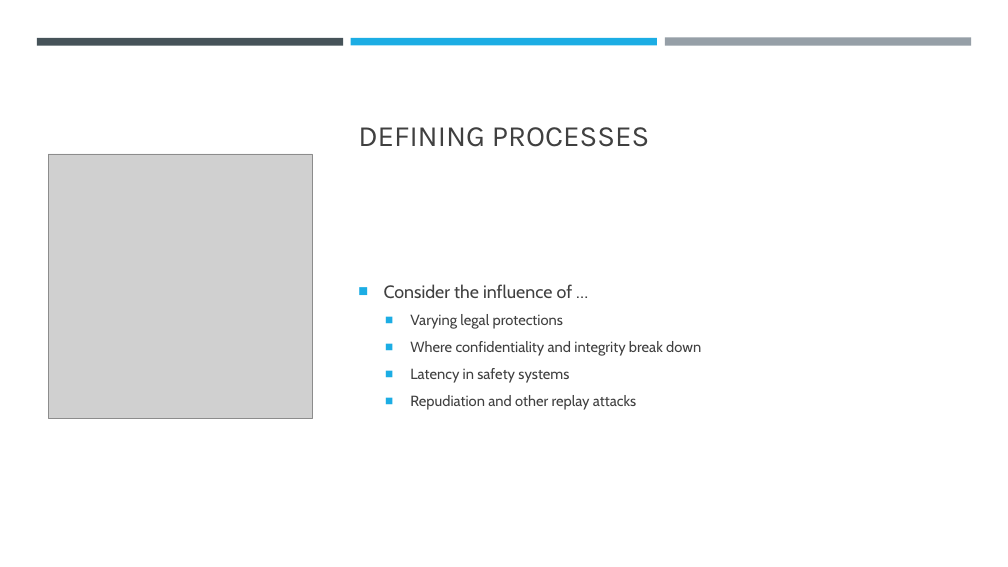
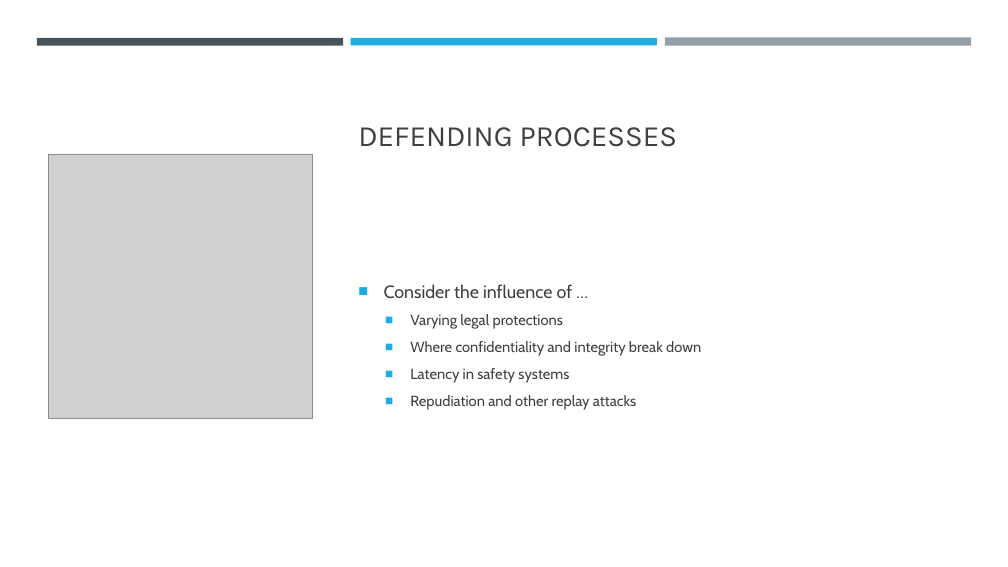
Before and after one commit to dr-natetorious/TIM-8301-Principals_of_CyberSecurity, a slide deck: slide 10 of Week8_OrgNeedsPresentation/BachmeierNTIM8301-8.pptx. Drawn at 1008x567 pixels with LibreOffice and Linux fonts; fonts in the diff are those of the drawing; grey boxes stand for pictures. Boxes give left, top, right and bottom in pixels: in the first picture for what was removed or moved away, otherwise in the second. Text is boxed around its words. In the diff, an @@ line names an element or a change of style, - is before the commit and + after.

```diff
--- a/Week8_OrgNeedsPresentation/BachmeierNTIM8301-8.pptx
+++ b/Week8_OrgNeedsPresentation/BachmeierNTIM8301-8.pptx
@@ title at (358, 127, 677, 147): text changed @@
-DEFINING PROCESSES
+DEFENDING PROCESSES
```
Also in this commit, not shown: 1 other slide changed, 1 other file.
